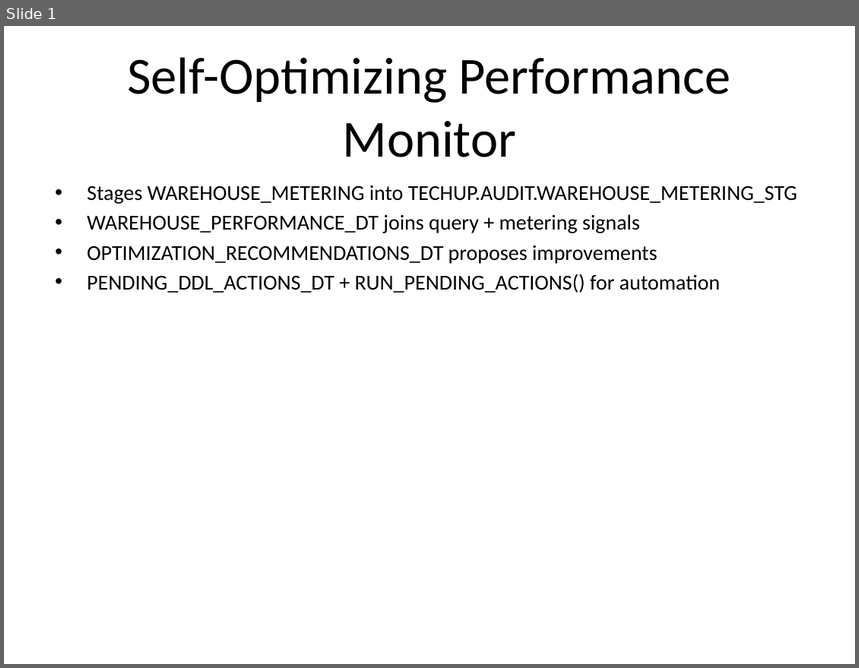
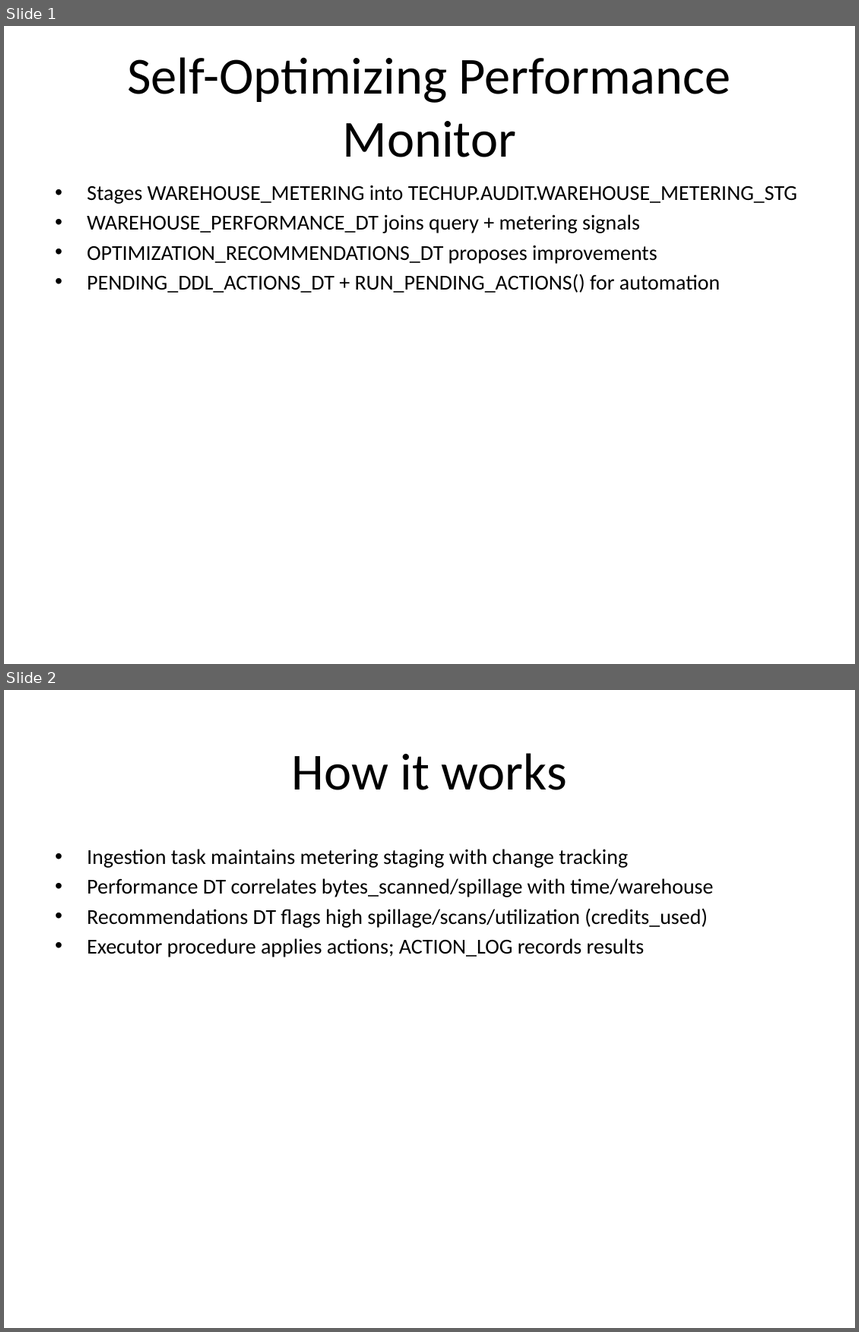
Before and after one commit to sfc-gh-tracker/TechUp, a slide deck: Performance Monitor/overview.pptx. Shown one above the other, each under a label of ours: slide 1 before the commit, slides 1 and 2 after it. The pictures are 859x668 and 859x1332 pixels, drawn with LibreOffice and Linux fonts; fonts in the diff are those of the drawing. Boxes give left, top, right and bottom in pixels: in the first picture for what was removed or moved away, otherwise in the second. Text is boxed around its words. In the diff, an @@ line names an element or a change of style, - is before the commit and + after.

Commit message:
Slides: add detailed 'How it works' second slide to each deck

```diff
--- a/Performance Monitor/overview.pptx
+++ b/Performance Monitor/overview.pptx
@@ slide 2 added at [4, 690, 855, 1328], background #FFFFFF @@
@@ title added at [292, 753, 566, 790], 44 pt, text #000000 @@
+How it works
@@ text added at [87, 849, 713, 958], 18 pt, text #000000 @@
+• Ingestion task maintains metering staging with change tracking
+• Performance DT correlates bytes_scanned/spillage with time/warehouse
+• Recommendations DT flags high spillage/scans/utilization (credits_used)
+• Executor procedure applies actions; ACTION_LOG records results
```
Also in this commit, not shown: 4 other files.
